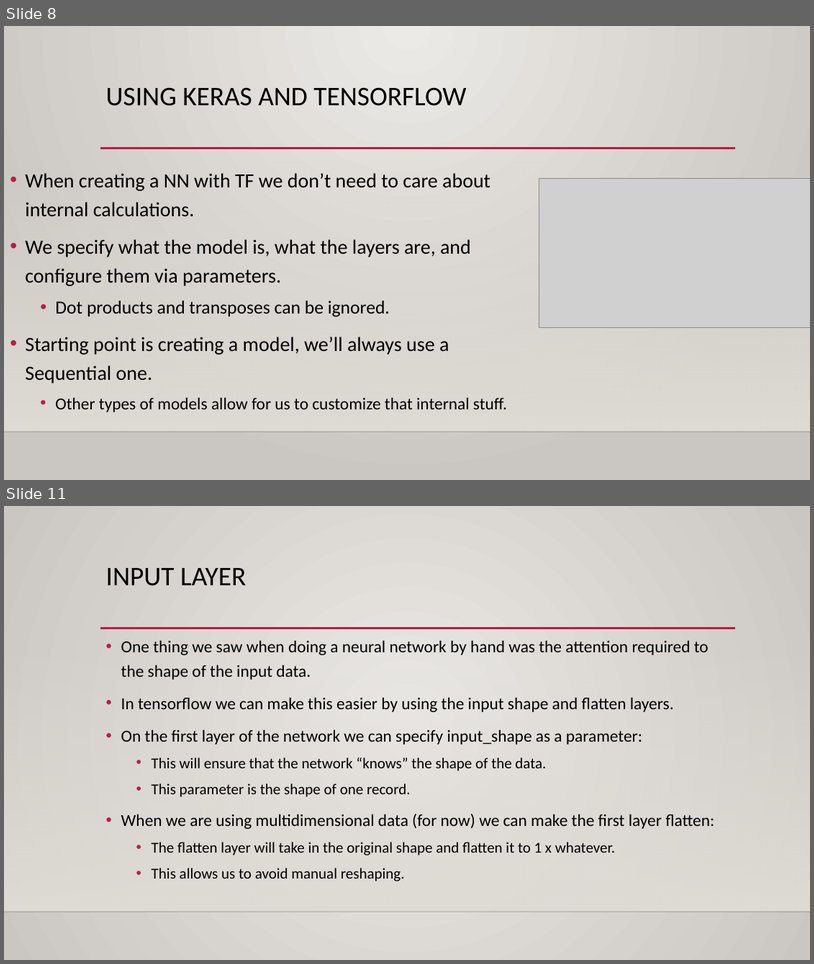
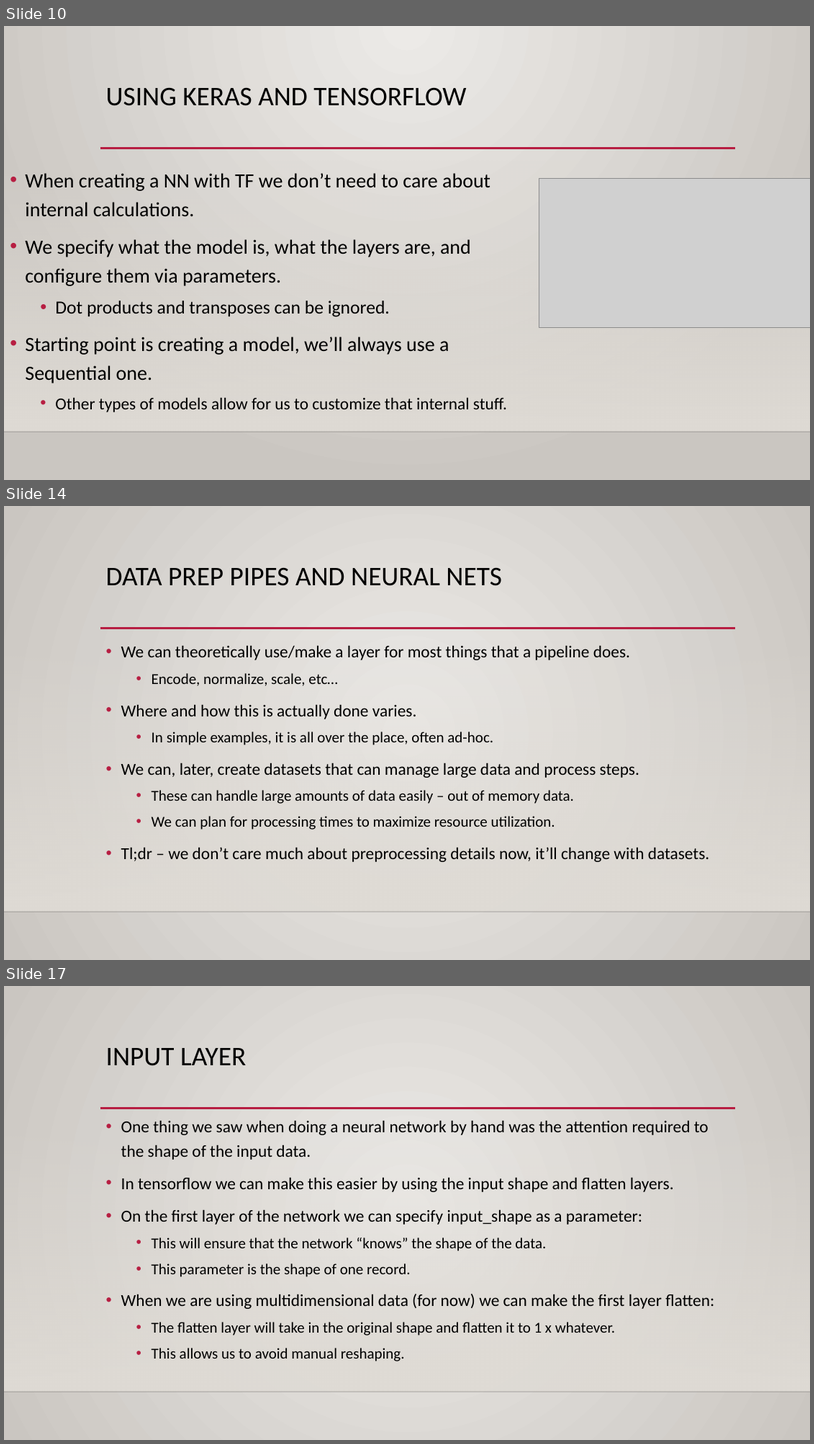
Before and after one commit to AkeemSemperDataScience/Intro_to_Machine_Learning_Students, a slide deck: reference_content/Slides/keras_intro.pptx. Shown one above the other, each under a label of ours: slides 8 and 11 before the commit, slides 10, 14 and 17 after it; the slides between them are not shown. The pictures are 814x964 and 814x1444 pixels, drawn with LibreOffice and Linux fonts; fonts in the diff are those of the drawing; grey boxes stand for pictures; background and template pictures are left out. Boxes give left, top, right and bottom in pixels: in the first picture for what was removed or moved away, otherwise in the second. Text is boxed around its words. In the diff, an @@ line names an element or a change of style, - is before the commit and + after.

```diff
--- a/reference_content/Slides/keras_intro.pptx
+++ b/reference_content/Slides/keras_intro.pptx
@@ slide 14 added at [4, 506, 810, 960], background gradient #ECEAE7 to #CAC7C1; not listed: 3 template elements that a slide beside it also shows @@
@@ title added at [106, 567, 502, 586], 32 pt, text #000000 @@
+DATA PREP PIPES AND NEURAL NETS
@@ text added at [121, 645, 710, 862], 20 pt, text #000000 @@
+• We can theoretically use/make a layer for most things that a pipeline does.
+  • Encode, normalize, scale, etc…
+• Where and how this is actually done varies.
+  • In simple examples, it is all over the place, often ad-hoc.
+• We can, later, create datasets that can manage large data and process steps.
+  • These can handle large amounts of data easily – out of memory data.
+  • We can plan for processing times to maximize resource utilization.
+• Tl;dr – we don’t care much about preprocessing details now, it’ll change with datasets.
@@ what was slide 8 is now slide 10 @@
@@ what was slide 11 is now slide 17 @@
```
Also in this commit, not shown: 11 slides changed, 9 other slides added, 3 other files.
